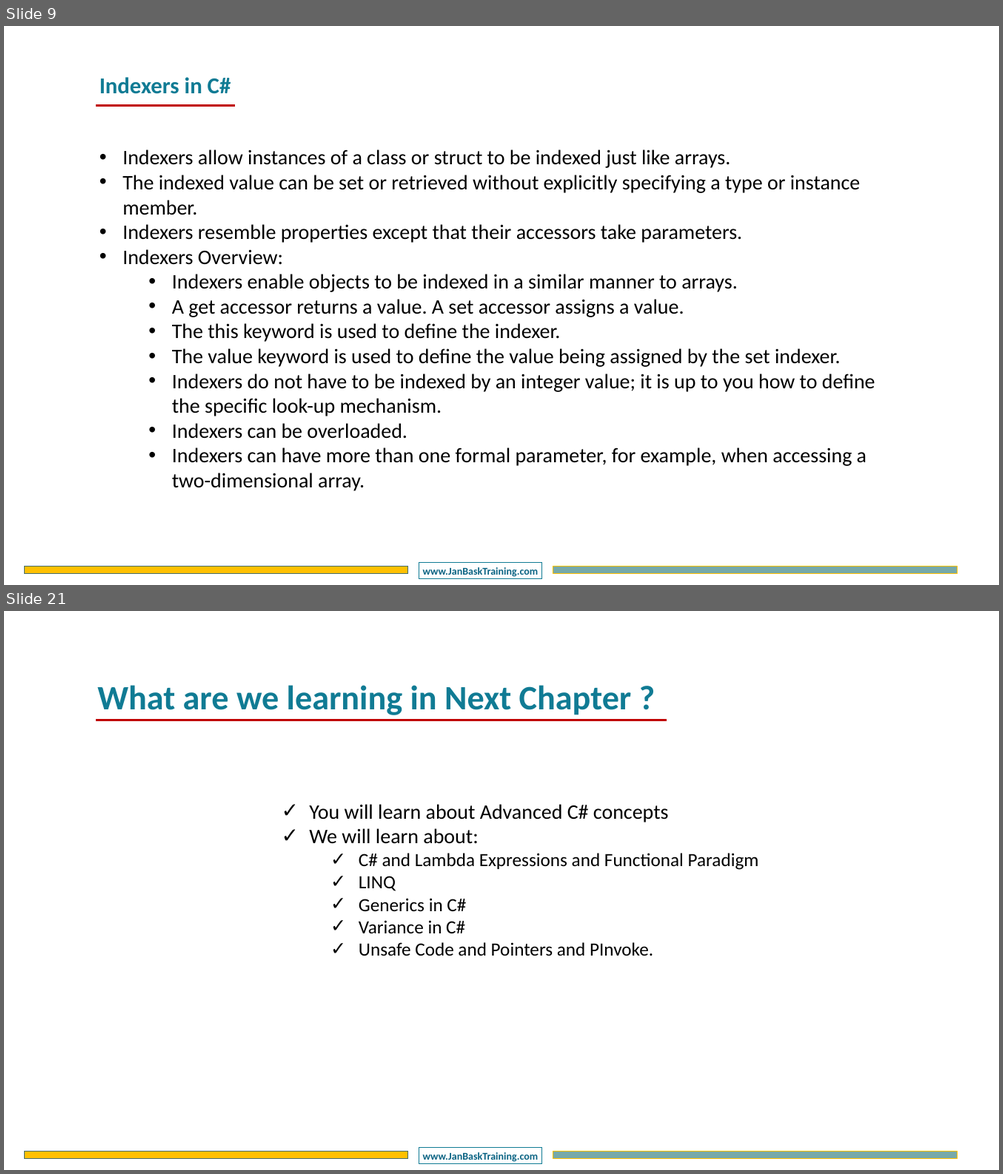
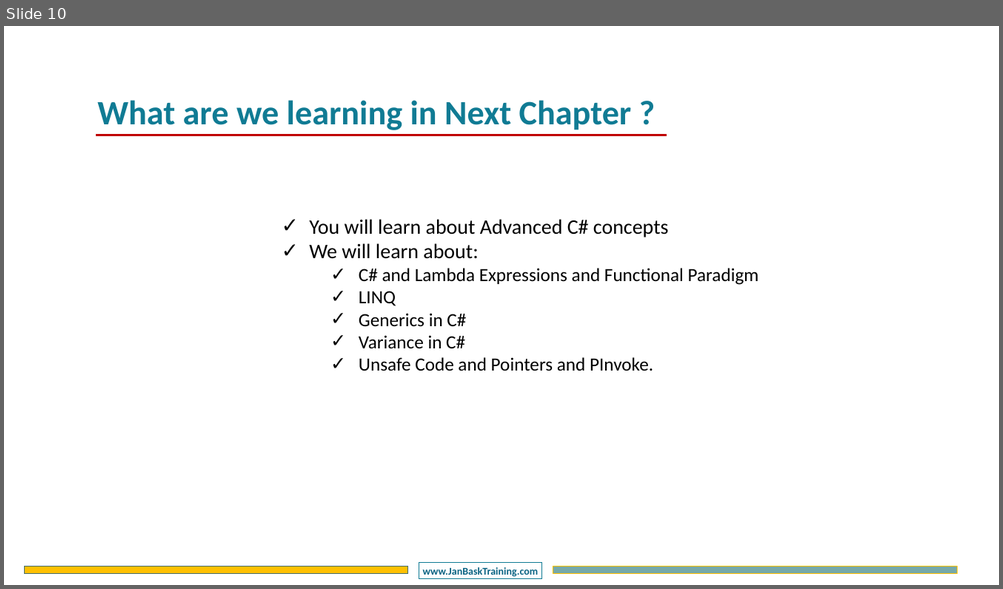
Before and after one commit to DotNetTraining/DotNetDesktop, a slide deck: slides/WFA/WFA - Chapter2.pptx. Shown one above the other, each under a label of ours: slides 9 and 21 before the commit, slide 10 after it; the slides between them are not shown. The pictures are 1003x1174 and 1003x589 pixels, drawn with LibreOffice and Linux fonts; fonts in the diff are those of the drawing; background and template pictures are left out. Boxes give left, top, right and bottom in pixels: in the first picture for what was removed or moved away, otherwise in the second. Text is boxed around its words. In the diff, an @@ line names an element or a change of style, - is before the commit and + after.

```diff
--- a/slides/WFA/WFA - Chapter2.pptx
+++ b/slides/WFA/WFA - Chapter2.pptx
@@ slide 9 removed at (x1=4, y1=26, x2=999, y2=585), background #FFFFFF; not listed: 3 template elements that a slide beside it also shows @@
@@ text removed at (x1=99, y1=77, x2=231, y2=94) @@
-Indexers in C#
@@ line removed from (96, 106) to (235, 106) @@
@@ text removed at (x1=122, y1=150, x2=875, y2=491) @@
-• Indexers allow instances of a class or struct to be indexed just like arrays.
-• The indexed value can be set or retrieved without explicitly specifying a type or instance member.
-• Indexers resemble properties except that their accessors take parameters.
-• Indexers Overview:
-  • Indexers enable objects to be indexed in a similar manner to arrays.
-  • A get accessor returns a value. A set accessor assigns a value.
-  • The this keyword is used to define the indexer.
-  • The value keyword is used to define the value being assigned by the set indexer.
-  • Indexers do not have to be indexed by an integer value; it is up to you how to define the specific look-up mechanism.
-  • Indexers can be overloaded.
-  • Indexers can have more than one formal parameter, for example, when accessing a two-dimensional array.
@@ what was slide 21 is now slide 10 @@
```
Also in this commit, not shown: 3 slides changed, 6 slides added, 16 other slides removed, 1 other file.
